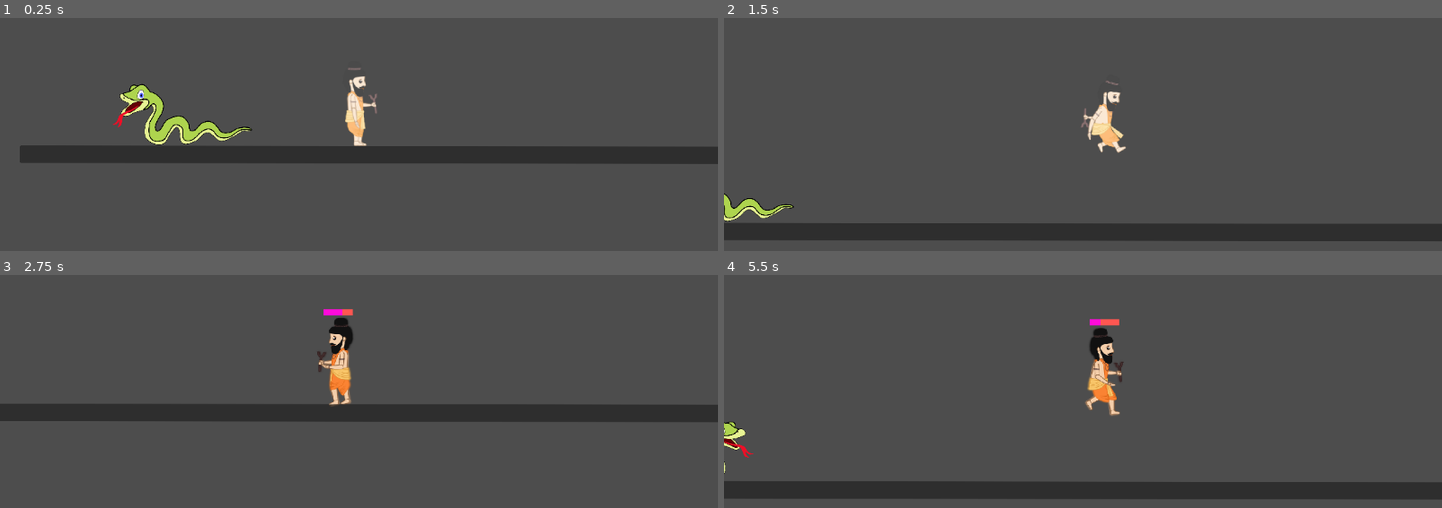
Above: before the commit, frames 1-4 (two rows, left to right).
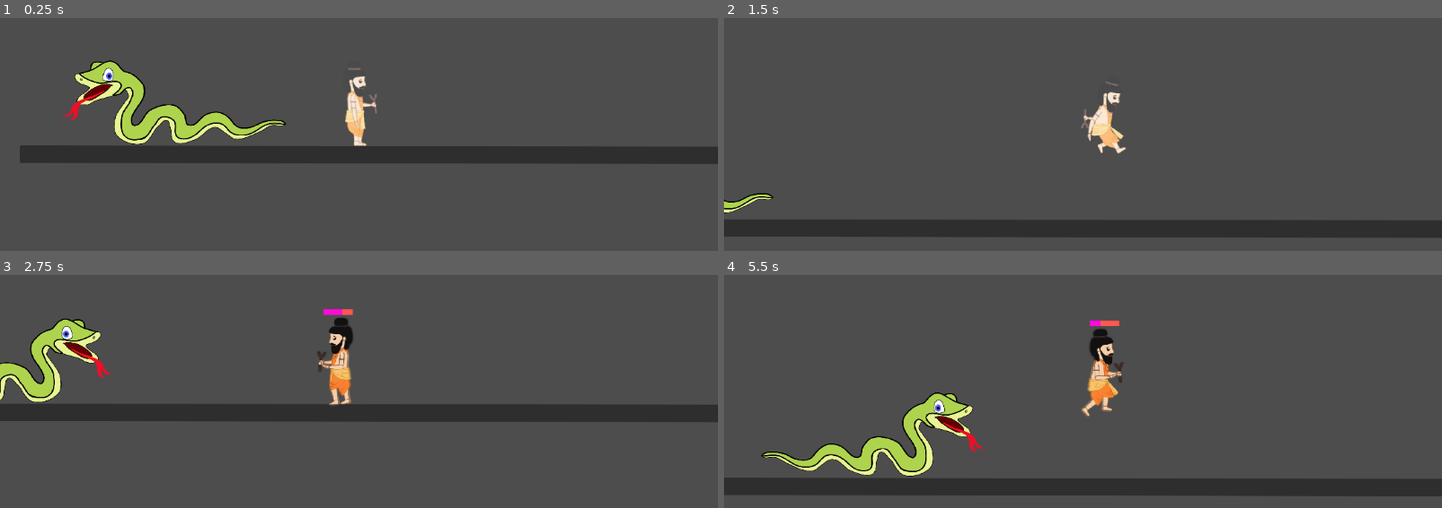
Above: after the commit, the same moments.

Repository: KartikWatts/games
Game: Godot game, scene res://world.tscn
The game is run twice, just before and just after one commit, with the same random seed, the same clock (stepped at 60 frames per second) and the same inputs.
Inputs:
- Up to frame 1 (0.25 s): no input
- Up to frame 2 (1.5 s): tap Enter (ui_accept) at 0.5, 0.77 s; hold Right (ui_right) from 0.53 s (still down); tap Ctrl (player_attack) at 0.6, 1.35 s
- Up to frame 3 (2.75 s): tap Enter (ui_accept) at 1.52 s; release Right (ui_right) at 2.03 s; hold Left (ui_left) from 2.03 s (still down); tap Ctrl (player_attack) at 2.1 s
- Up to frame 4 (5.5 s): release Left (ui_left) at 2.78 s; hold Right (ui_right) 2.78-4.28 s; tap Ctrl (player_attack) every 0.75 s from 2.85 to 5.1 s; tap Enter (ui_accept) at 3.02, 3.77, 4.52 s; hold Left (ui_left) 4.28-5.03 s; hold Right (ui_right) from 5.03 s (still down)

The runs differ from the first frame. In frame 1, 3.5% of the frame differs, in the area x 8-40%, y 18-55%; in frame 2, 3.4%; in frame 3, 2.3%; in frame 4, 6.7%, in the area x 0-100%, y 18-97%.

Commit message:
finishing sit and jump behaviours

Diff:
--- a/games/violest/violest/mobs/snake.gd
+++ b/games/violest/violest/mobs/snake.gd
@@ -1,6 +1,6 @@
 extends CharacterBody2D
 
-const SPEED = 150.0
+const SPEED = 250.0
 const ATTACK_RANGE = 450
 
 @onready var _animation_player = $AnimationPlayer
--- a/games/violest/violest/mobs/snake.tscn
+++ b/games/violest/violest/mobs/snake.tscn
@@ -64,6 +64,7 @@
 }
 
 [node name="Snake" type="CharacterBody2D"]
+scale = Vector2(1.6, 1.387)
 collision_layer = 4
 collision_mask = 10
 script = ExtResource("1_kl32n")
@@ -103,6 +104,6 @@
 script = ExtResource("3_w5rvu")
 
 [node name="CollisionPolygon2D" type="CollisionPolygon2D" parent="SnakeHurtBox"]
-polygon = PackedVector2Array(-168, 6, -167, -21, -109, -71, -75, -71, -31, -30, -31, 3, 147, 3, 146, 64, -108, 66)
+polygon = PackedVector2Array(-130, -0.833333, -133.571, -46.6667, -110.714, -66.6667, -75, -66.6667, -37.8571, -29.1667, -37.1429, 0.833333, 66, 23.0769, 20, 65.3846, -85.7143, 65.8333)
 
 [connection signal="area_entered" from="SnakeHurtBox" to="SnakeHurtBox" method="_on_area_entered"]
--- a/games/violest/violest/player/player.gd
+++ b/games/violest/violest/player/player.gd
@@ -4,8 +4,9 @@
 signal magic_ball_shoot(magic_ball_scene, location)
 
 const SPEED = 300.0
-const JUMP_VELOCITY = -625.0
+const JUMP_VELOCITY = -615.0
 const WAND_MAGIC_MARGIN = 25
+const SIT_DOWN_MARGIN = 50
 
 var magic_ball = preload("res://player/magic_ball.tscn")
 
@@ -15,6 +16,7 @@
 @onready var _wand_marker = $WandMarker
 @onready var _shoot_timer = $ShootTimer
 @onready var _attack_progress = $AttackProgress
+@onready var _player_hurt_box = $PlayerHurtBox
 
 var gravity = ProjectSettings.get_setting("physics/2d/default_gravity")
 var is_attack_initiated = false
@@ -46,11 +48,18 @@
 		_attack_progress.value = 0
 		_attack_progress.hide()
 
+	if Input.is_action_just_pressed("ui_up"):
+		is_sitting = false
 	if velocity == Vector2.ZERO:
 		if Input.is_action_just_pressed("ui_down"):
 			is_sitting = true
 	else:
 		is_sitting = false
+
+	if is_sitting == true:
+		_player_hurt_box.position.y = SIT_DOWN_MARGIN
+	else:
+		_player_hurt_box.position.y = 0
 
 	if Input.is_action_just_pressed("ui_accept") and is_on_floor():
 		velocity.y = JUMP_VELOCITY
--- a/games/violest/violest/player/player_hurt_box.gd
+++ b/games/violest/violest/player/player_hurt_box.gd
@@ -2,4 +2,6 @@
 extends Area2D
 
 func hurt():
-	get_parent().queue_free()
+	print("HURT")
+	pass
+#	get_parent().queue_free()
